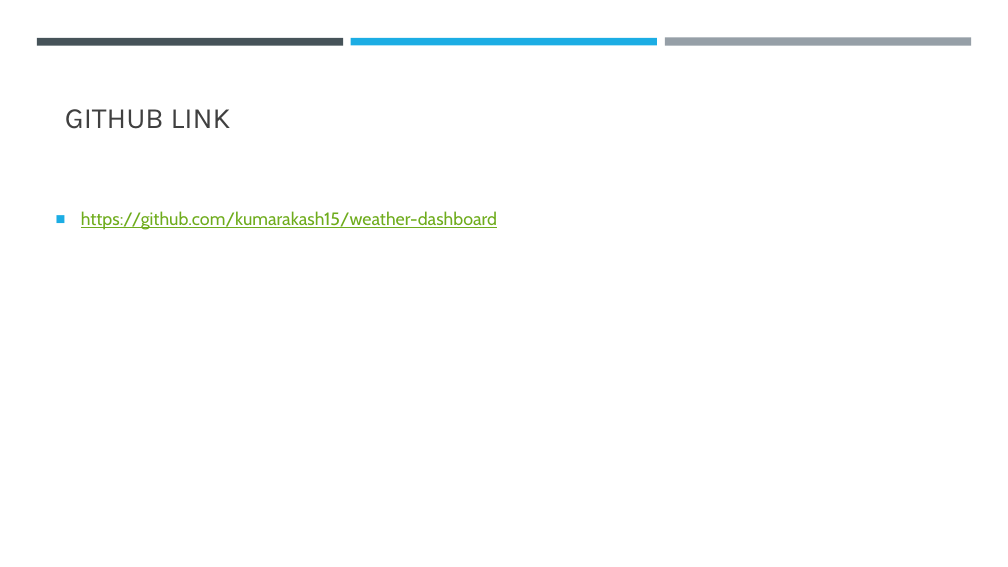
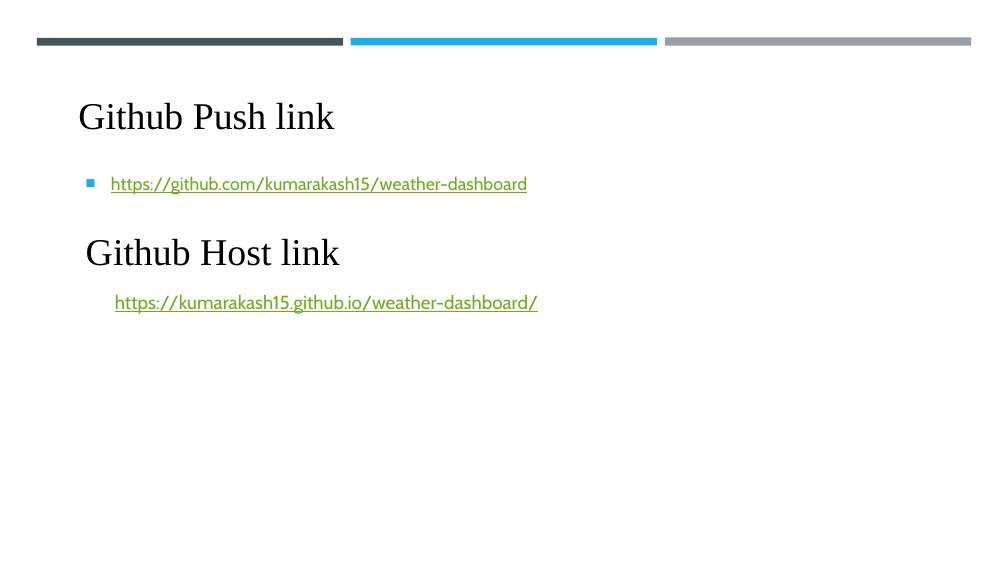
Before and after one commit to kumarakash15/weather-dashboard, a slide deck: slide 9 of weather dashboard ppt.pptx. Drawn at 1008x567 pixels with LibreOffice and Linux fonts; fonts in the diff are those of the drawing; background and template pictures are left out. Boxes give left, top, right and bottom in pixels: in the first picture for what was removed or moved away, otherwise in the second. Text is boxed around its words. In the diff, an @@ line names an element or a change of style, - is before the commit and + after.

Commit message:
Updated project presentation

```diff
--- a/weather dashboard ppt.pptx
+++ b/weather dashboard ppt.pptx
@@ text "Github Push link" at (x1=78, y1=102, x2=335, y2=130): vertical alignment bottom to top @@
@@ text at (x1=78, y1=102, x2=335, y2=130): text changed; size 28 to 36 pt; font Karla to Times New Roman; text colour #404040 to #000000 @@
-GITHUB LINK
+Github Push link
@@ text "https://github.com/kumarakash15/weather-dashboard" moved from (x1=81, y1=211, x2=497, y2=230) to (x1=111, y1=176, x2=527, y2=195) @@
@@ text added at (x1=86, y1=238, x2=340, y2=266), 36 pt, text #000000 @@
+Github Host link
@@ text added at (x1=115, y1=295, x2=538, y2=314), 18 pt, text #6EAC1C, underline @@
+https://kumarakash15.github.io/weather-dashboard/
```
